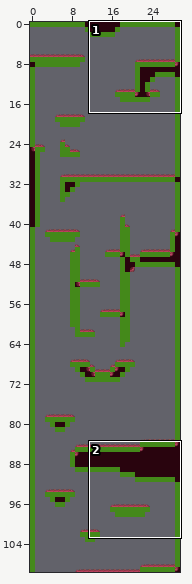
Two versions of a level (Tiled map, PlatformGame-L19_Optimization/Assets/Maps/MapEstomac_Sala3.tmx). Above: a wide view before the commit, with the close-up outlined.
Close-up. Old version:
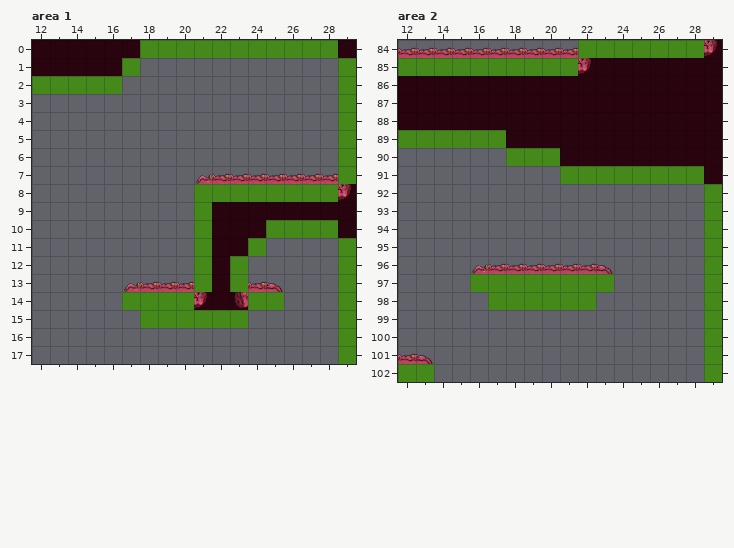
Cells are 64x64 px. Shown: area 1 x 12..29, y 0..17; area 2 x 12..29, y 84..102. The commit also changed other parts of the map, which this record leaves out.
New version:
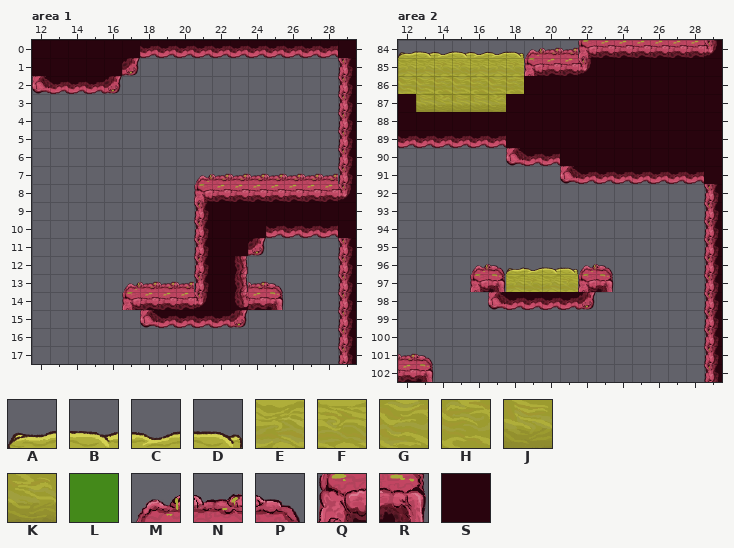
Key: from "Atlas_Estomago": A 9, B 10, C 11, D 12, E 29, F 30, G 48, H 49, J 67, K 68; from "TileMetadata": L 1; from "atñas_2.6": M 202, N 203, P 204, Q 218, R 220, S 235.
_ is an empty cell, # one hidden under a higher layer.
What changed:
Layer "Collisions" (now hidden), area 1:
y 0: x 18..28 LLLLLLLLLLL -> ___________
y 1: x 17 L -> _; x 29 L -> _
y 2: x 12..16 LLLLL -> _____; x 29 L -> _
y 3..7: x 29 L -> _
y 8: x 21..28 LLLLLLLL -> ________
y 9: x 21 L -> _
y 10: x 21 L -> _; x 25..28 LLLL -> ____
y 11: x 21 L -> _; x 24 L -> _; x 29 L -> _
y 12..13: x 21 L -> _; x 23 L -> _; x 29 L -> _
y 14: x 17..20 LLLL -> ____; x 24..25 LL -> __; x 29 L -> _
y 15: x 18..23 LLLLLL -> ______; x 29 L -> _
y 16..17: x 29 L -> _
Layer "Solid", area 2:
y 85: x 12..19 ######## -> EEFFEEFQ
y 86: x 12..18 SSSSSSS -> GGHGHGH
y 87: x 13..17 SSSSS -> JKJJK
y 97: x 17..22 ###### -> REFEFQ
Layer "Map", area 2:
y 84: x 12..19 NNNNNNNN -> ABCBCCDM
y 96: x 17..22 NNNNNN -> PACBDM
Layer "Collisions" (now hidden), area 2:
y 84: x 22..28 LLLLLLL -> _______
y 85: x 12..21 LLLLLLLLLL -> __________
y 89: x 12..17 LLLLLL -> ______
y 90: x 18..20 LLL -> ___
y 91: x 21..28 LLLLLLLL -> ________
y 92..96: x 29 L -> _
y 97: x 16..23 LLLLLLLL -> ________; x 29 L -> _
y 98: x 17..22 LLLLLL -> ______; x 29 L -> _
y 99..101: x 29 L -> _
y 102: x 12..13 LL -> __; x 29 L -> _
